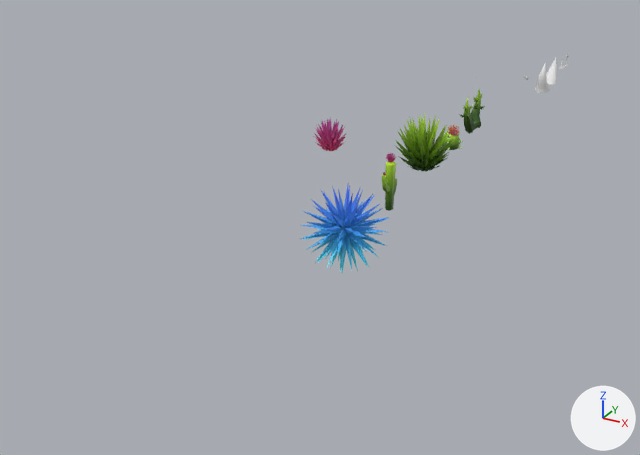
A saved change to the Blender file Spike1.blend.
One viewpoint serves both versions: a camera (50 mm lens) standing at (30.4, -101.2, 29.3) and looking at (-9.0, -29.6, -6.4). Lighting does not change. The marker at lower right points along +X, +Y and +Z.

In view in the first picture: 'BallCactus', 'CactusCommon', 'SpikeBall', 'SpikeFlower', 'SpikePlant', 'TwinSpikes'.
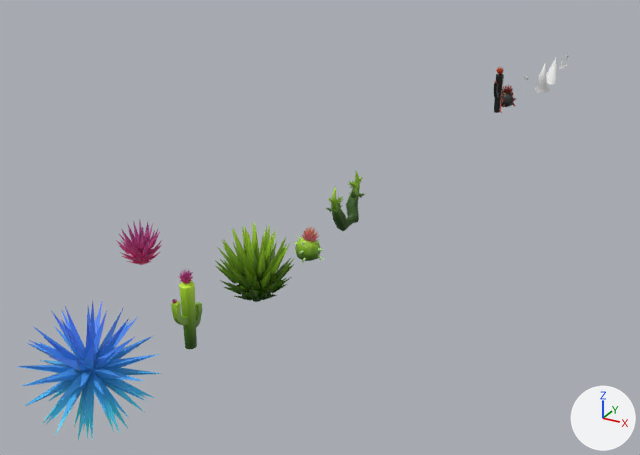
Commit message: feat: lava props

The change, as a list of edits to the scene's bpy script:
```text
Add me_cylinder_002:
    me_cylinder_002.from_pydata(...)  # 1382 vertices, 1423 faces, 1 loose edge; spans x -0.47..0.61, y -1.3..1.3, z -2.74..2.72
    # faces by material slot: [205, 1120, 98]
    me_cylinder_002.materials.append(mat_material_003)  # picture img_atlasgradient_png
    me_cylinder_002.materials.append(mat_material_002)  # picture img_atlasgradient_png
    me_cylinder_002.materials.append(mat_material)  # picture img_atlasgradient_png
Add me_icosphere_001:
    me_icosphere_001.from_pydata(...)  # 1192 vertices, 1382 faces; spans x -1.39..1.39, y -1.35..1.35, z -1.35..1.35
    # faces by material slot: [822, 560]
    me_icosphere_001.materials.append(mat_material_001)  # picture img_atlasgradient_png
    me_icosphere_001.materials.append(mat_material_002)  # picture img_atlasgradient_png
Change ob_twinspikes:
    ob_twinspikes.location: (0.0, -11.62, 2.14) -> (0.0, -41.47, 2.14)
Change ob_ballcactus:
    ob_ballcactus.location: (0.05, -18.05, 1.25) -> (0.05, -47.9, 1.25)
Change ob_spikeplant:
    ob_spikeplant.location: (-0.04, -25.4, 2.63) -> (-0.04, -55.25, 2.63)
Change ob_cactuscommon:
    ob_cactuscommon.location: (-0.01, -33.14, 1.3) -> (-0.01, -62.99, 2.76)
Change ob_spikeflower:
    ob_spikeflower.location: (-10.25, -25.27, 1.86) -> (-10.25, -55.12, 1.86)
Change ob_spikeball:
    ob_spikeball.location: (0.0, -41.74, 0.0) -> (0.0, -71.59, 3.2)
Add ob_cactuscommolava:
    ob_cactuscommolava = bpy.data.objects.new('CactusCommoLava', me_cylinder_002)
    ob_cactuscommolava.location = (0.0, -3.28, 2.74)
Add ob_ballcactuslava:
    ob_ballcactuslava = bpy.data.objects.new('BallCactusLava', me_icosphere_001)
    ob_ballcactuslava.location = (0.0, 0.0, 1.3)
```

Location of each change, (x1, y1, x2, y2) in pixels of the pictures (640 x 455 px):
'SpikeBall', moved
    before: (301, 185, 390, 273)
    after: (20, 302, 162, 440)
'SpikePlant', moved
    before: (394, 113, 453, 171)
    after: (215, 222, 294, 302)
'CactusCommon', moved
    before: (382, 152, 397, 211)
    after: (171, 269, 202, 349)
'SpikeFlower', moved
    before: (313, 117, 346, 151)
    after: (116, 221, 162, 265)
'TwinSpikes', moved
    before: (459, 89, 485, 134)
    after: (326, 171, 366, 231)
'BallCactus', moved
    before: (442, 124, 463, 150)
    after: (293, 226, 324, 264)
'CactusCommoLava', added
    after: (494, 67, 504, 113)
    faces in mat_material_003 (picture img_atlasgradient_png): (494, 74, 504, 113)
'BallCactusLava', added
    after: (501, 85, 516, 107)
    faces in mat_material_001 (picture img_atlasgradient_png): (501, 92, 516, 107)
